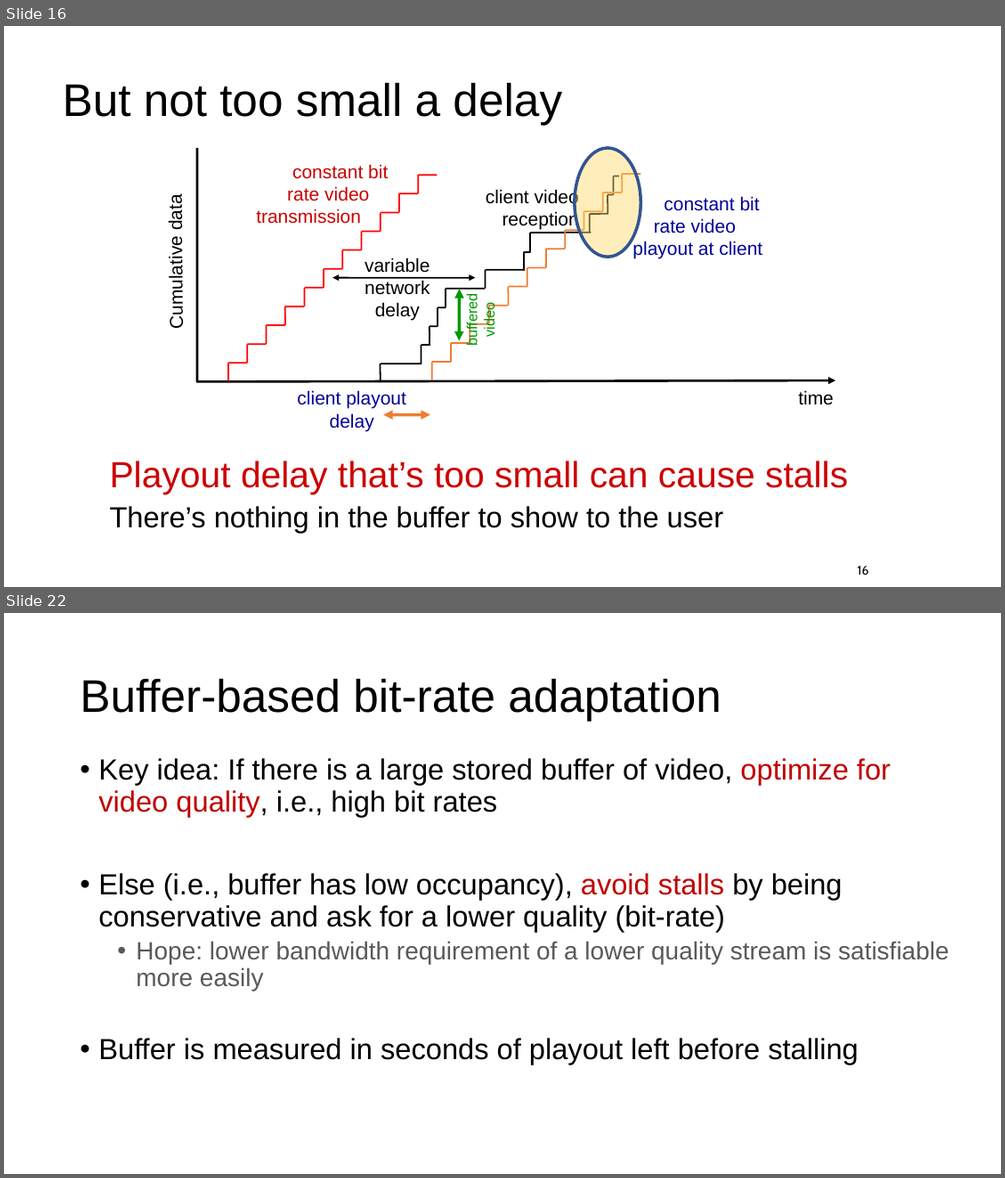
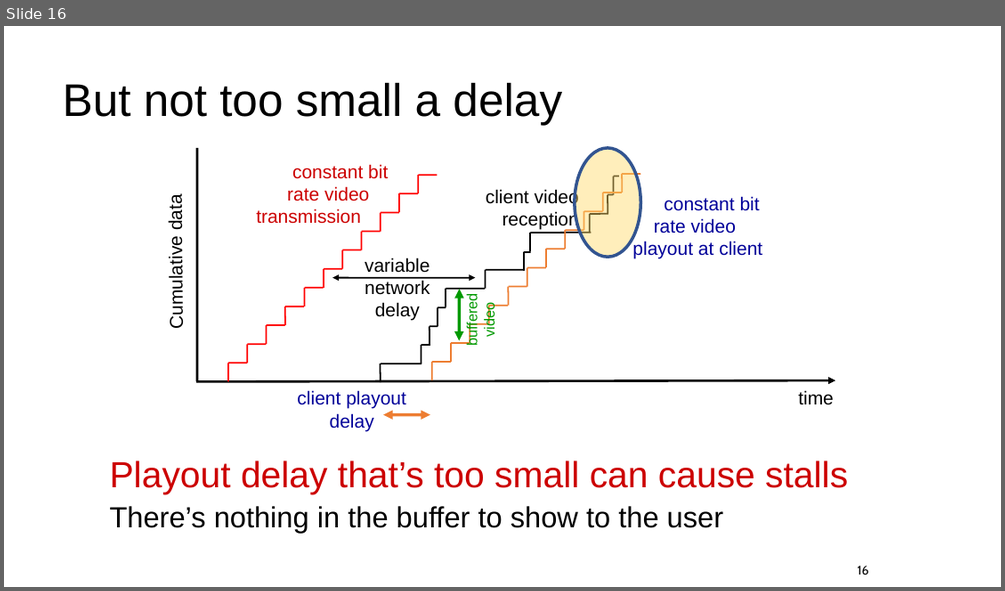
Before and after one commit to ngsrinivas/coursegen, a slide deck: ex/352-F24/staging/352-F24/lectures/09-app-video.pptx. Shown one above the other, each under a label of ours: slides 16 and 22 before the commit, slide 16 after it; the slides between them are not shown. The pictures are 1005x1178 and 1005x591 pixels, drawn with LibreOffice and Linux fonts; fonts in the diff are those of the drawing. Boxes give left, top, right and bottom in pixels: in the first picture for what was removed or moved away, otherwise in the second. Text is boxed around its words. In the diff, an @@ line names an element or a change of style, - is before the commit and + after.

Commit message:
Update lecture 09 and 10 on video

```diff
--- a/ex/352-F24/staging/352-F24/lectures/09-app-video.pptx
+++ b/ex/352-F24/staging/352-F24/lectures/09-app-video.pptx
@@ slide 22 removed at box(4, 613, 1001, 1174), background #FFFFFF @@
@@ title removed at box(80, 678, 721, 721) @@
-Buffer-based bit-rate adaptation
@@ text removed at box(98, 758, 948, 1064) @@
-• Key idea: If there is a large stored buffer of video, optimize for video quality, i.e., high bit rates
-• Else (i.e., buffer has low occupancy), avoid stalls by being conservative and ask for a lower quality (bit-rate)
-  • Hope: lower bandwidth requirement of a lower quality stream is satisfiable more easily
-• Buffer is measured in seconds of playout left before stalling
```
Also in this commit, not shown: 15 other slides removed, 4 other files.
